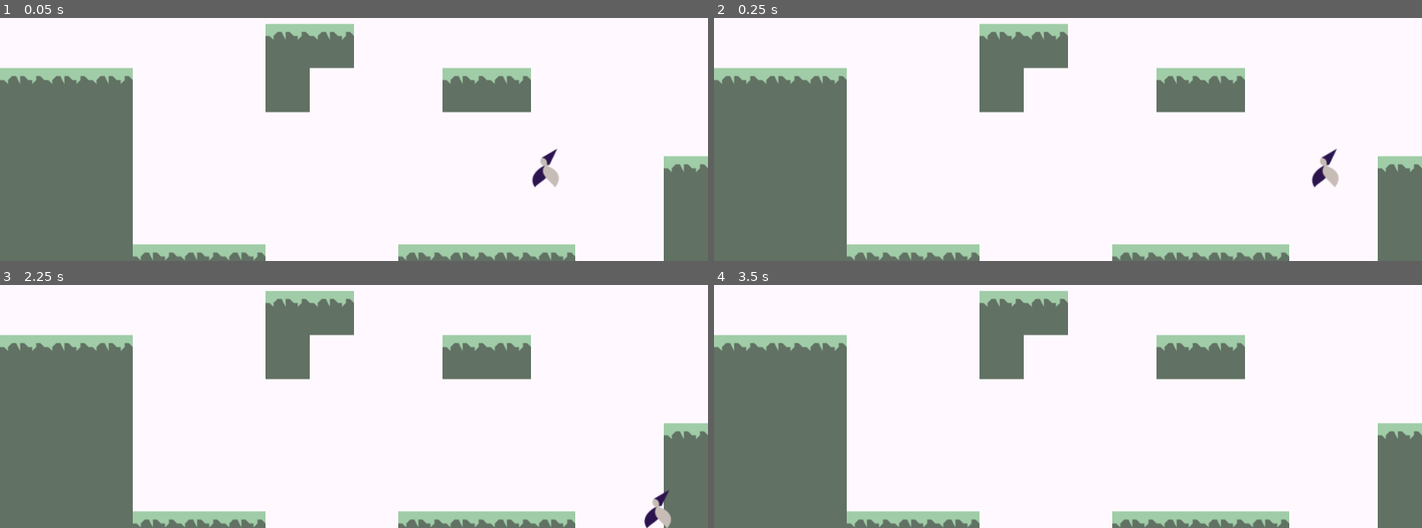
Above: before the commit, frames 1-4 (two rows, left to right).
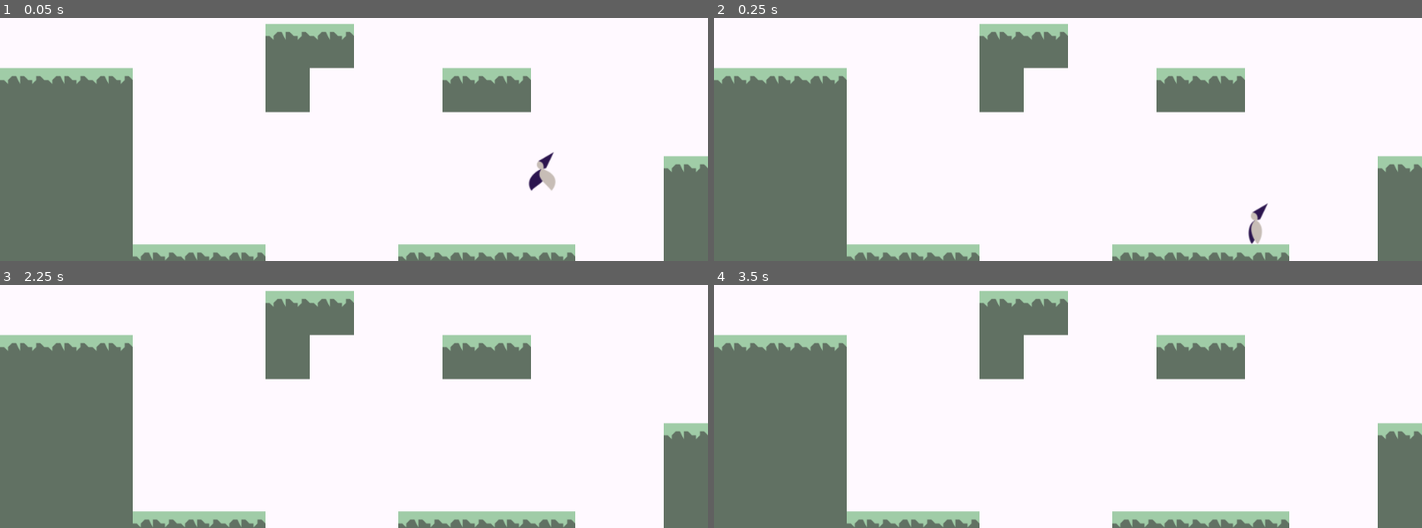
Above: after the commit, the same moments.

Repository: JacksonElia/Gravity_Game
Game: Godot game, scene res://World.tscn
Two runs of this game, one before a commit and one after it. Both use one fixed random seed, a clock stepped at 60 frames per second and the inputs below.
Inputs:
- Up to frame 1 (0.05 s): no input
- Up to frame 2 (0.25 s): no input
- Up to frame 3 (2.25 s): hold D (move_right) 0.53-2.03 s; tap W (jump) at 0.6, 0.77, 1.07, 1.35, 1.52, 1.82, 2.1 s; tap Enter at 2 s; hold A (move_left) from 2.03 s (still down)
- Up to frame 4 (3.5 s): release A (move_left) at 2.78 s; hold D (move_right) from 2.78 s (still down); tap W (jump) at 2.85, 3.02, 3.32 s

The runs differ from the first frame. In frame 1, 0.3% of the frame differs, in the area x 74-79%, y 53-72%; in frame 2, 0.6%, in the area x 75-89%, y 53-94%; in frame 3, 0.3%; in frame 4, nothing differs.

Commit message:
Revert "eh"
This reverts commit 602d561bc26463501a7fdcb8198a00bf64c684bb.

Diff:
--- a/godot test/Player.gd
+++ b/godot test/Player.gd
@@ -11,7 +11,7 @@
 var y_velo = 0
 var x_velo = 0
 var facing_right = false
-var gravity_dir = [1, 0]
+var gravity_dir = [0, 1]
 
 func _physics_process(delta):
 	var move_dir = 0
@@ -19,19 +19,13 @@
 		move_dir += 1
 	if Input.is_action_pressed("move_left"):
 		move_dir -= 1
-	if gravity_dir[0] == 0:
-		x_velo = move_dir * MOVE_SPEED
-	elif gravity_dir[1] == 0:
-		y_velo = move_dir * MOVE_SPEED
+	x_velo = move_dir * MOVE_SPEED
 
 	var grounded = is_on_floor()
 	y_velo += gravity_dir[1] * GRAVITY
 	x_velo += gravity_dir[0] * GRAVITY
 	if grounded and Input.is_action_just_pressed("jump"):
-		if gravity_dir[0] == 0:
-			y_velo = -JUMP_FORCE * gravity_dir[1]
-		elif gravity_dir[1] == 0:
-			x_velo = JUMP_FORCE * gravity_dir[0]
+		y_velo = -JUMP_FORCE
 	if grounded and y_velo >= 0:
 		y_velo = 5
 	if y_velo > MAX_FALL_SPEED:
